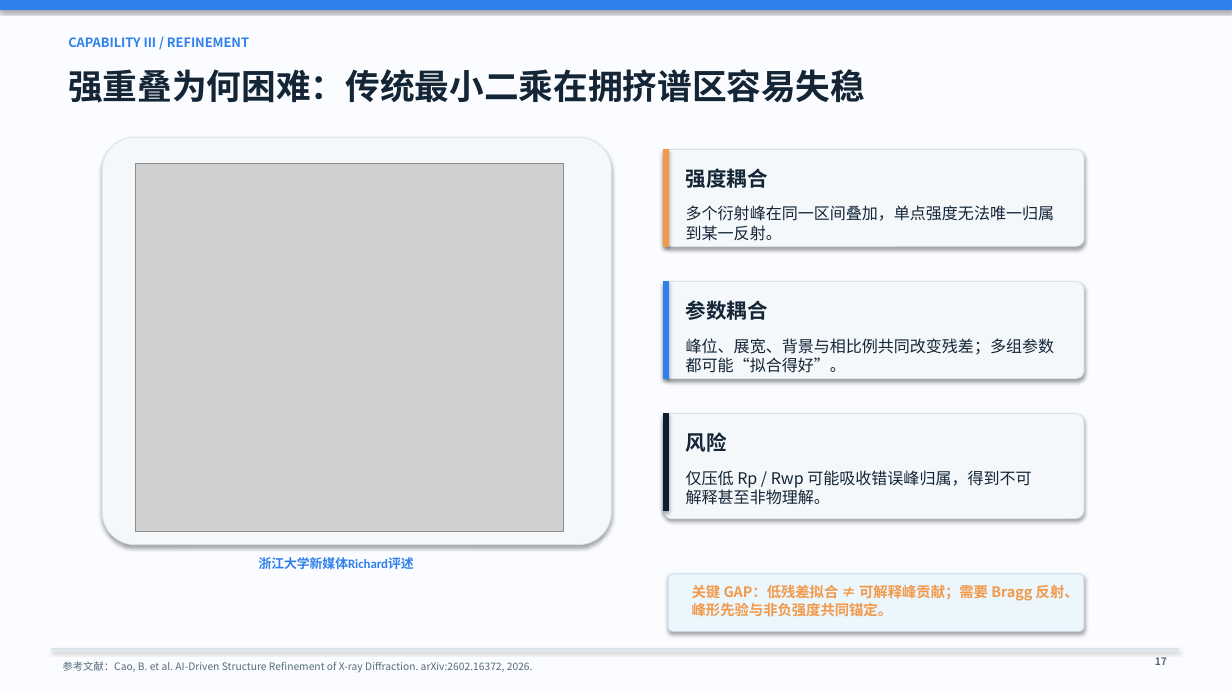
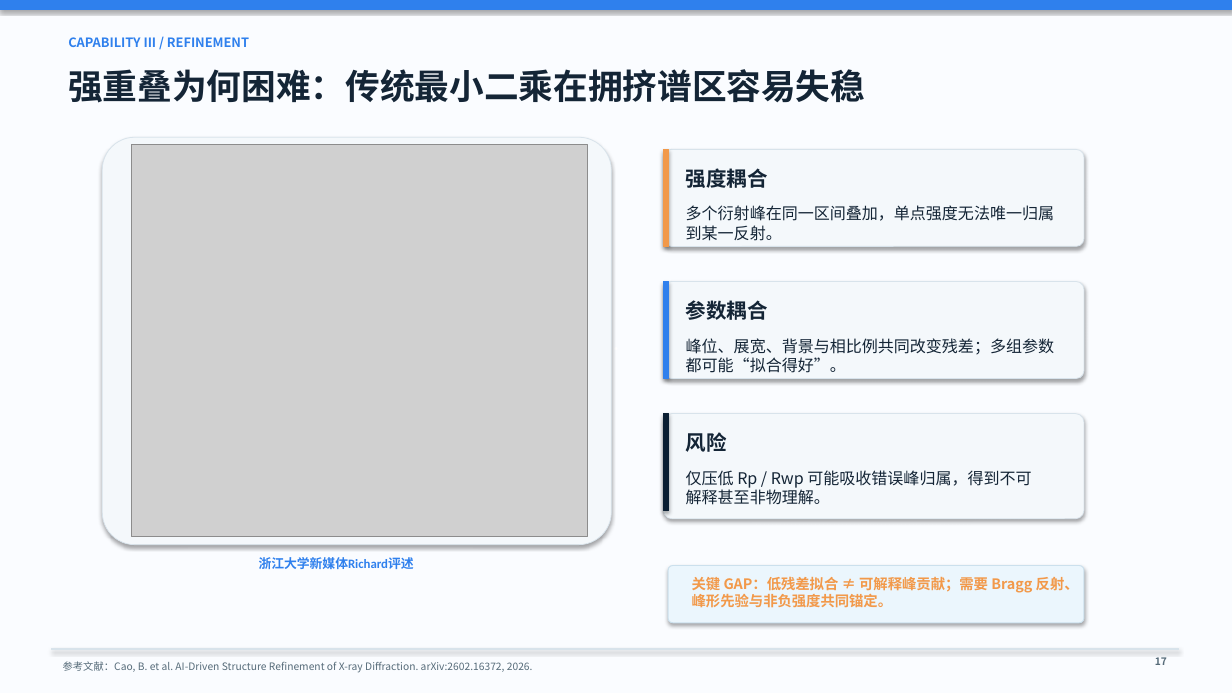
Before and after one commit to DeltaGanjiang/homepage, a slide deck: slide 16 of assets/ganjiang.pptx. Drawn at 1232x693 pixels with LibreOffice and Linux fonts; fonts in the diff are those of the drawing; grey boxes stand for pictures. Boxes give left, top, right and bottom in pixels: in the first picture for what was removed or moved away, otherwise in the second. Text is boxed around its words. In the diff, an @@ line names an element or a change of style, - is before the commit and + after.

```diff
--- a/assets/ganjiang.pptx
+++ b/assets/ganjiang.pptx
@@ picture: place and size @@
-picture at (136, 164, 564, 532)
+picture at (131, 144, 587, 537)
@@ rounded rectangle: place and size @@
-rounded rectangle at (668, 574, 1084, 631)
+rounded rectangle at (668, 566, 1084, 623)
@@ text "关键 GAP：低残差拟合 ≠ 可解释峰贡献；需要 Bragg ...": place and size @@
-text "关键 GAP：低残差拟合 ≠ 可解释峰贡献；需要 Bragg ..." at (692, 584, 1079, 617)
+text "关键 GAP：低残差拟合 ≠ 可解释峰贡献；需要 Bragg ..." at (692, 576, 1079, 608)
```
Also in this commit, not shown: 8 other slides changed, 1 other file.
